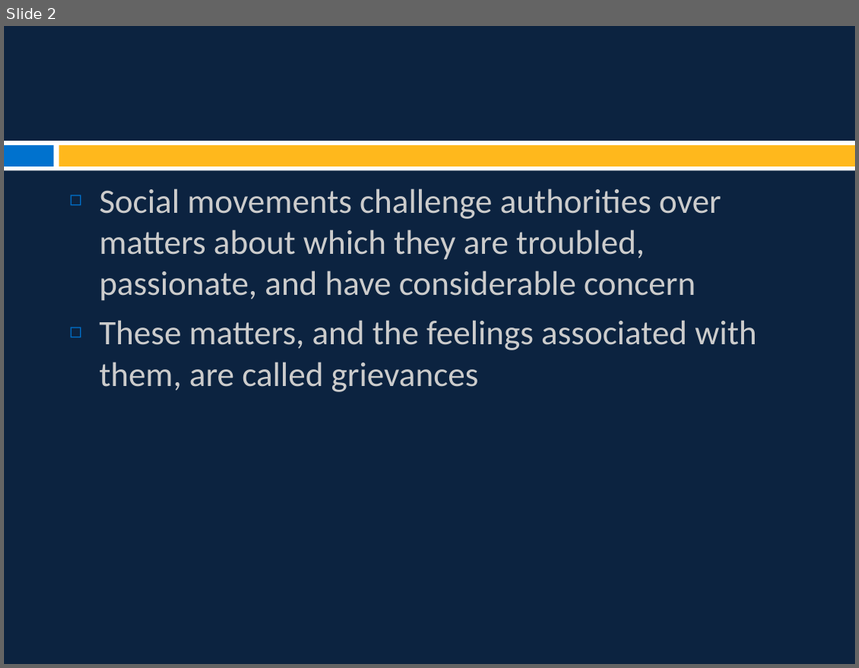
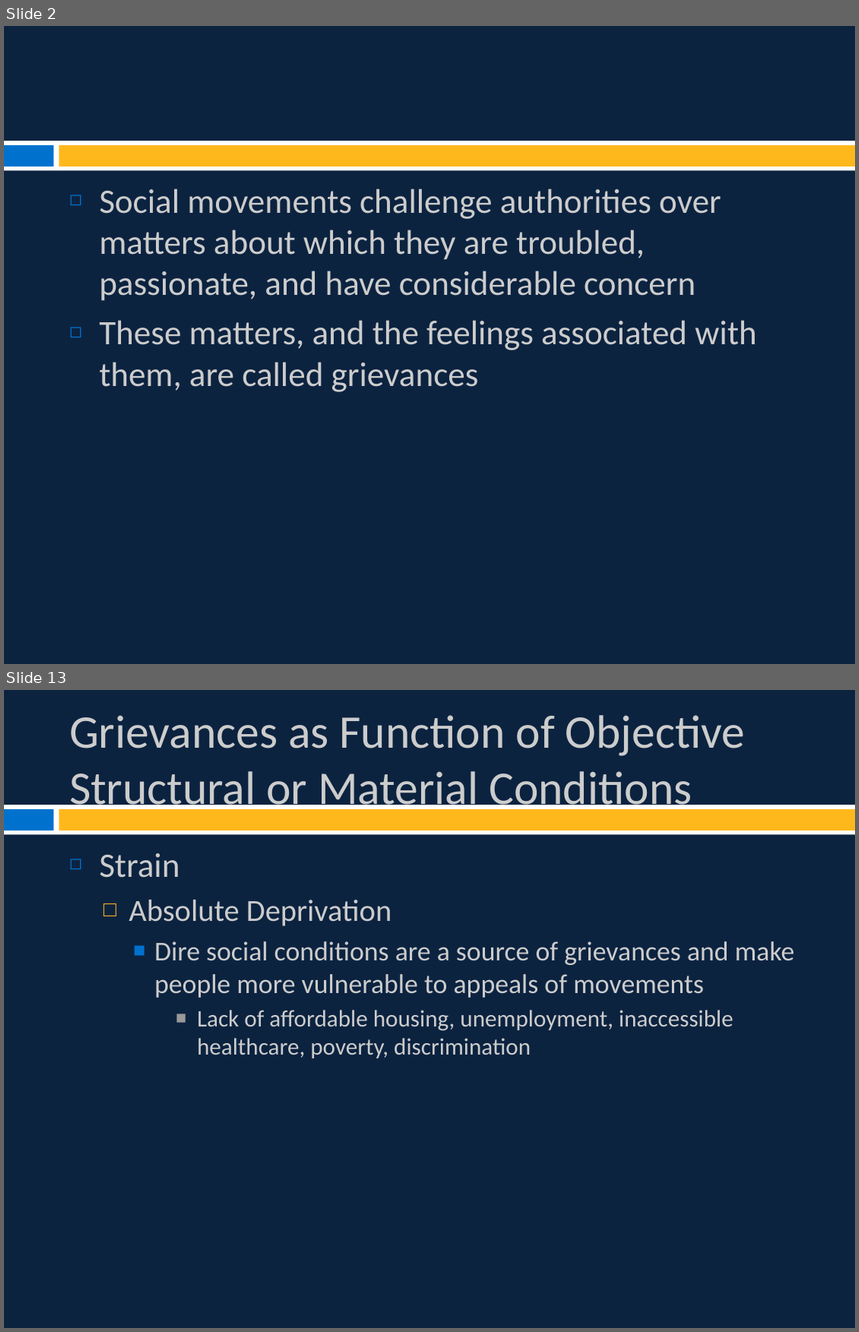
Before and after one commit to burrelvannjr/movements_csuf, a slide deck: ppts/Chapter 2 Slides.pptx. Shown one above the other, each under a label of ours: slide 2 before the commit, slides 2 and 13 after it; the slides between them are not shown. The pictures are 859x668 and 859x1332 pixels, drawn with LibreOffice and Linux fonts; fonts in the diff are those of the drawing. Boxes give left, top, right and bottom in pixels: in the first picture for what was removed or moved away, otherwise in the second. Text is boxed around its words. In the diff, an @@ line names an element or a change of style, - is before the commit and + after.

```diff
--- a/ppts/Chapter 2 Slides.pptx
+++ b/ppts/Chapter 2 Slides.pptx
@@ slide 13 added at (4,690,855,1328), background #0C2340; not listed: 3 template elements that a slide beside it also shows @@
@@ title added at (69,715,746,815), 39.6 pt, text #CCCCCC @@
+Grievances as Function of Objective Structural or Material Conditions
@@ text added at (99,853,795,1059), 23 pt, text #CCCCCC @@
+◻ Strain
+  □ Absolute Deprivation
+    ■ Dire social conditions are a source of grievances and make people more vulnerable to appeals of movements
+      ■ Lack of affordable housing, unemployment, inaccessible healthcare, poverty, discrimination
```
Also in this commit, not shown: 9 slides changed, 4 other slides added.
